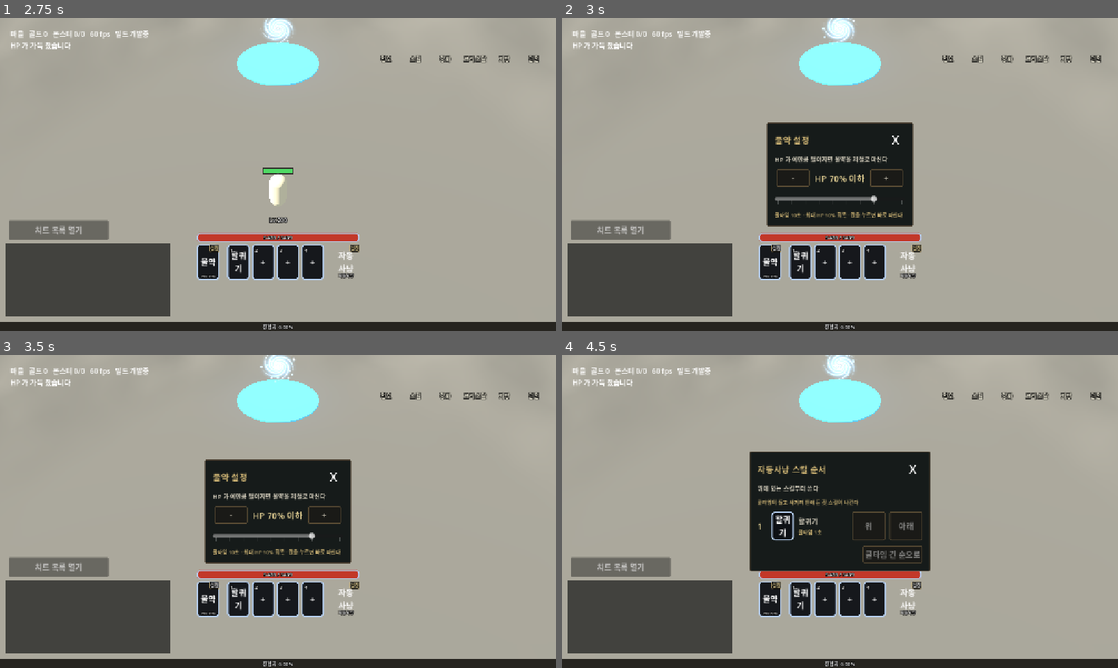
Above: before the commit, frames 1-4 (two rows, left to right).
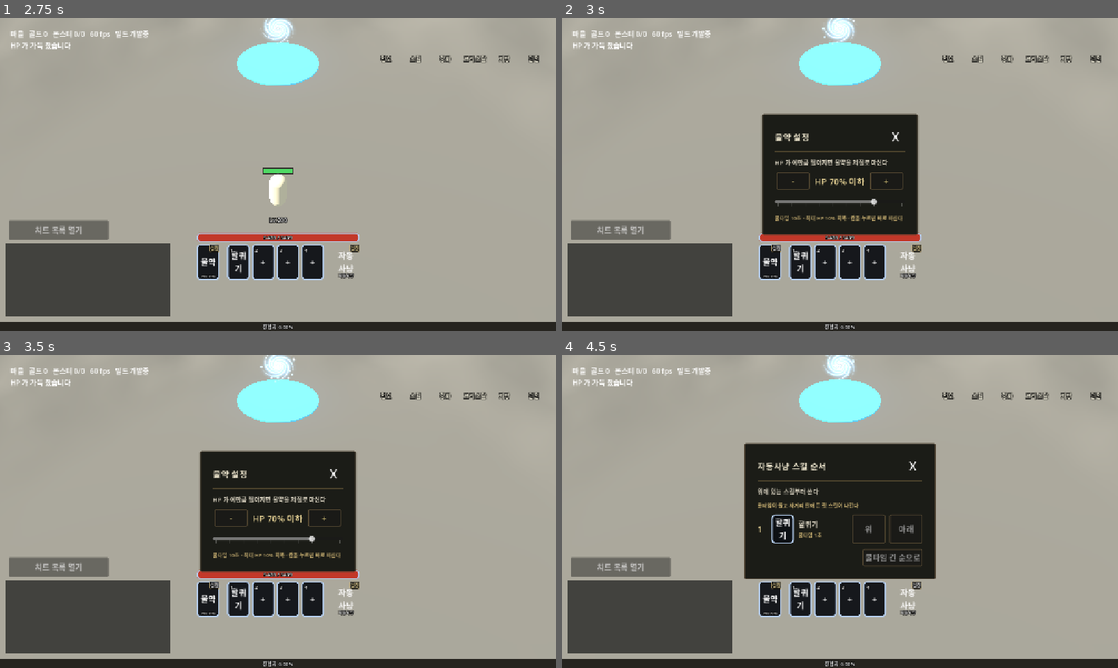
Above: after the commit, the same moments.

Repository: gogoalswo/MMORPG
Game: Godot game, scene res://start.tscn
Same seed, same stepped clock (60 frames per second), same inputs: the game is played once before the commit and once after it.
Inputs (mouse positions are in pixels of both pictures, inside the frame that each line leads up to):
- Up to frame 1 (2.75 s): click (278, 99) at 0.52 s; type "12" at 0.6 s; click (278, 165) at 1.27 s; click (205, 262) at 2 s
- Up to frame 2 (3 s): click "설정" at 2.75 s
- Up to frame 3 (3.5 s): no input
- Up to frame 4 (4.5 s): click "-" at 3.5 s; click "설정" at 4.25 s

Frame 1 is identical in both runs. In frame 2, 4.3% of the frame differs, in the area x 36-64%, y 30-70%; in frame 3, 4.3%; in frame 4, 4.6%, in the area x 32-68%, y 28-72%.

Commit message:
나머지 창도 던전 창 결로 — 차원문·전직·상점·캐릭터 정보·랭킹·물약·자동사냥·강화 팝업·설계
요청: "나머지 창들도 던전 UI 아트풍으로 바꿔". 던전 결 상수·제목·평평한 줄을 부모인
GatePanel 로 올려 모든 창이 한 곳을 쓴다. 공용 _window_panel · _inv_button 이 던전 결을
주고, 전직·상점 창은 X 를 돌판 테 안쪽에 붙였다. 차원문 줄 검사는 새 결(평평한 줄)로 바꿨다.

Co-Authored-By: Claude Opus 5.5 <noreply@anthropic.com>
Claude-Session: https://claude.ai/code/session_01YFk4mrjiPLfvQqYhrFFWfd

Diff:
--- a/godot/game/dungeon_panel.gd
+++ b/godot/game/dungeon_panel.gd
@@ -25,9 +25,8 @@
 const CARD_ART := "dungeon_"
 const CARD_FALLBACK := {"raid": "ui_icon_dungeon"}
 const CARD_FALLBACK_ANY := "ui_gate_here"
-## 카드 틀(`ui_dungeon_card`, 231x384) 의 9조각 여백. 안쪽 판이 가장자리에서 26~36px 들어가 있다.
-## **던전 창 전체와 단계 창도 이 틀이다** (2026-09-28 요청: "테두리도 지금이랑 비슷한 톤으로")
-const CARD_MARGIN := 34
+## 카드 틀 여백(`CARD_MARGIN`)·제목·칸 색은 **차원문 창(`GatePanel`)으로 올렸다** (2026-09-28) —
+## 모든 창이 던전 결을 같이 쓰게 되어서다
 ## 전체 화면 틀 안쪽 여백 — 틀의 테(34)보다 조금 안쪽
 const PAGE_PAD := 44
 ## 그림 칸이 틀 가장자리에서 들어간 거리 — 틀의 닳은 테가 그림을 두른다
@@ -37,17 +36,8 @@
 ## 카드 위 장식(`ui_dungeon_crest`, 384x98)이 틀 위로 솟는 높이와 장식 높이
 const CREST_RISE := 26
 const CREST_H := 70
-## 그림이 아래로 녹아드는 색 — 틀 안쪽 판 색(#1b1c17)이다
-const CARD_DARK := Color("#1b1c17")
 const CARD_NAME_SIZE := 30
 const CARD_SUB_SIZE := 20
-const CARD_SUB_COLOR := Color("#c9b98a")
-## 맨 아래 "입장 가능" · 구분선 · 고른 단계의 금빛
-const CARD_GOLD := Color("#dfc97a")
-## 제목 글자 — 노란 제목(`TITLE_COLOR`) 대신 카드 이름과 같은 상아빛 (받은 그림의 제목 결)
-const PAGE_TITLE_COLOR := Color("#ece4cc")
-const PAGE_TITLE_SIZE := 32
-const EMBLEM := 44
 ## 막힌 카드는 통째로 이만큼 어둡게
 const LOCKED_TINT := Color(0.5, 0.5, 0.5)
 const OPEN_TEXT := "입장 가능"
@@ -65,9 +55,6 @@
 const REWARD_FONT := 22
 const ENTER_TEXT := "입장"
 const ENTER_SIZE := Vector2(200, 60)
-## 칸 판 — 받은 그림의 보상 줄처럼 어둡고 테가 가늘다
-const CELL_BG := Color(0.1, 0.1, 0.09, 0.78)
-const CELL_LINE := Color("#3d3729")
 
 ## 지금 펼친 종류 id. 비었으면 단계 창이 닫혀 있다
 var _type := ""
@@ -99,7 +86,7 @@
 	# **전체 화면이다** (2026-09-28 요청). 틀은 카드와 같은 닳은 돌판이다
 	panel.set_anchors_and_offsets_preset(Control.PRESET_FULL_RECT)
 	panel.add_theme_stylebox_override("panel", panel._box("ui_dungeon_card", CARD_MARGIN, PAGE_PAD))
-	panel._restyle_title(panel._title, "던전")
+	panel._restyle_title(panel._title, "던전", "ui_icon_dungeon")
 
 	var column := panel._scroll.get_parent()
 	panel._cards = HBoxContainer.new()
@@ -112,26 +99,6 @@
 	column.remove_child(panel._scroll)
 	panel._build_stages()
 	return panel
-
-
-## 제목을 받은 그림처럼 — 왼쪽에 던전 문장, 상아빛 글자
-func _restyle_title(label: Label, text: String) -> void:
-	label.text = text
-	label.add_theme_color_override("font_color", PAGE_TITLE_COLOR)
-	label.add_theme_font_size_override("font_size", PAGE_TITLE_SIZE)
-	label.vertical_alignment = VERTICAL_ALIGNMENT_CENTER
-	var emblem := TextureRect.new()
-	emblem.name = "Emblem"
-	emblem.mouse_filter = Control.MOUSE_FILTER_IGNORE
-	emblem.texture = _piece("ui_icon_dungeon")
-	emblem.custom_minimum_size = Vector2(EMBLEM, EMBLEM)
-	emblem.expand_mode = TextureRect.EXPAND_IGNORE_SIZE
-	emblem.stretch_mode = TextureRect.STRETCH_KEEP_ASPECT_CENTERED
-	emblem.visible = emblem.texture != null
-	var head := label.get_parent()
-	head.add_child(emblem)
-	head.move_child(emblem, label.get_index())
-	(head as BoxContainer).add_theme_constant_override("separation", 12)
 
 
 ## 카드 수·카드 (테스트용)
@@ -360,7 +327,7 @@
 	_stage_title = Label.new()
 	_stage_title.size_flags_horizontal = Control.SIZE_EXPAND_FILL
 	head.add_child(_stage_title)
-	_restyle_title(_stage_title, "")
+	_restyle_title(_stage_title, "", "ui_icon_dungeon")
 	_stage_close = _close_button()
 	_stage_close.name = "StageClose"
 	_stage_close.pressed.connect(_show_stages.bind(""))
@@ -432,11 +399,11 @@
 	_enter.add_theme_color_override("font_pressed_color", CARD_GOLD)
 	_enter.add_theme_color_override("font_hover_color", CARD_GOLD)
 	_enter.add_theme_color_override("font_disabled_color", HERE_COLOR)
-	# 입장은 단추 조각(`ui_button`) 그대로다 — 줄만 평평하게 바꿨다(`_row_box`)
+	# 입장은 단추 조각(`ui_button`) 그대로다 — 줄만 평평하다(`_row_box`)
 	for state in ["normal", "hover", "disabled", "focus"]:
-		_enter.add_theme_stylebox_override(state, super._row_box(false))
-	_enter.add_theme_stylebox_override("pressed", super._row_box(true))
-	_enter.add_theme_stylebox_override("hover_pressed", super._row_box(true))
+		_enter.add_theme_stylebox_override(state, _button_box(false))
+	_enter.add_theme_stylebox_override("pressed", _button_box(true))
+	_enter.add_theme_stylebox_override("hover_pressed", _button_box(true))
 	_enter.pressed.connect(_on_enter)
 	right_col.add_child(_enter)
 
@@ -571,22 +538,6 @@
 	return cell
 
 
-## 단계 줄 — 받은 그림처럼 **평평한 줄**이다. 둥근 금테 단추(`ui_button`)를 쓰면
-## 목록이 단추 더미로 보였다 (2026-09-28, 찍어서 봤다). 아래에 가는 금 하나,
-## 고른(누른) 줄만 바탕이 밝아지고 왼쪽에 금 막대가 선다. 글자 색은 `_select` 가 맡는다
-func _row_box(pressed: bool) -> StyleBox:
-	var box := StyleBoxFlat.new()
-	box.bg_color = Color(0.86, 0.75, 0.45, 0.14) if pressed else Color(0, 0, 0, 0)
-	box.border_color = CARD_GOLD if pressed else CELL_LINE
-	box.border_width_left = 3 if pressed else 0
-	box.border_width_bottom = 1
-	box.content_margin_left = ROW_PAD_X
-	box.content_margin_right = ROW_PAD_X
-	box.content_margin_top = ROW_PAD
-	box.content_margin_bottom = ROW_PAD
-	return box
-
-
 func _cell_box() -> StyleBox:
 	var box := StyleBoxFlat.new()
 	box.bg_color = CELL_BG
--- a/godot/game/enhance_popup.gd
+++ b/godot/game/enhance_popup.gd
@@ -220,7 +220,7 @@
 	side.add_theme_constant_override("separation", 8)
 	panel.add_child(side)
 
-	_game._window_title(side, "장비 강화", 22)
+	_game._stone_title(side, "장비 강화", 22, "ui_icon_enhance")
 
 	var row := HBoxContainer.new()
 	row.add_theme_constant_override("separation", 6)
--- a/godot/game/game.gd
+++ b/godot/game/game.gd
@@ -57,18 +57,12 @@
 ## 인벤토리 오른쪽 세로 탭 한 개, 단추 한 개
 const INV_TAB := Vector2(64, 58)
 const INV_BUTTON := Vector2(76, 40)
-## 인벤토리 결 조각(`inv_*`)의 9조각 여백 — 그림에서 테가 차지하는 두께다.
-## 창 바탕은 안쪽 여백(`INV_PANEL_PAD`)을 따로 준다
-## (구운 크기에서 잰 값: 창 바탕 테 9 · 모서리 장식 10, 칸·탭 3, 단추 4 — 2026-09-23)
-const INV_PANEL_MARGIN := 12
-const INV_PANEL_PAD := 18
-## 가방 쪽 창을 던전 결로 (2026-09-28) — 틀 안쪽 여백 · 제목 문장 크기
+## 창을 던전 결로 (2026-09-28) — 틀 안쪽 여백 · 제목 문장 크기.
+## 인벤토리 결 조각(`inv_panel`·`inv_slot`·`inv_tab_*`·`inv_button`)은 이때부터 안 쓴다 — 고른 칸 금테만 남았다
 const STONE_PAD := 30
 const STONE_EMBLEM := 40
-const INV_SLOT_MARGIN := 4
+## 고른 칸 금테(`inv_slot_pick`)의 9조각 여백 (구운 크기에서 잰 값, 2026-09-23)
 const INV_PICK_MARGIN := 8
-const INV_TAB_MARGIN := 4
-const INV_BUTTON_MARGIN := 6
 ## 인벤토리 결의 글자색 — 받은 그림에서 뽑았다 (2026-09-23)
 const INV_GOLD := Color("#ceb474")
 const INV_GOLD_HI := Color("#f1dc9c")
@@ -684,7 +678,7 @@
 	_close_button(_rank_panel, _toggle_rank, 0)
 	_close_button(_potion_panel, _toggle_potion_panel, 0)
 	_close_button(_auto_panel, _toggle_auto_panel, 0)
-	_close_button(_npc_panel, func() -> void: _npc_panel.visible = false)
+	_close_button(_npc_panel, func() -> void: _npc_panel.visible = false, 0)
 
 
 ## 레벨 배지와 경험치 — **퀵슬롯 위 묶음의 맨 윗 두 줄**이다 (2026-09-20 요청,
@@ -981,7 +975,7 @@
 
 	_debug_panel = PanelContainer.new()
 	_debug_panel.visible = false
-	_debug_panel.add_theme_stylebox_override("panel", _frame_box("ui_panel", PANEL_MARGIN, 16))
+	_debug_panel.add_theme_stylebox_override("panel", _frame_box("ui_dungeon_card", GatePanel.CARD_MARGIN, 16))
 	center.add_child(_debug_panel)
 
 	var pad := MarginContainer.new()
@@ -1116,7 +1110,7 @@
 	row.add_theme_constant_override("separation", WINDOW_GAP)
 	layer.add_child(row)
 
-	_gear_panel = _stone_window()
+	_gear_panel = _window_panel()
 	row.add_child(_gear_panel)
 	_build_gear_window(_gear_panel)
 
@@ -1126,37 +1120,27 @@
 	row.add_child(spacer)
 
 	# 상세 창은 **내용 높이만** 쓴다 (2026-09-25 요청: "크기를 좀 줄여") — 위에 붙인다
-	_detail_panel = _stone_window()
+	_detail_panel = _window_panel()
 	_detail_panel.size_flags_vertical = Control.SIZE_SHRINK_BEGIN
 	row.add_child(_detail_panel)
 	_build_detail_window(_detail_panel)
 
 	# 크리스탈 창은 상세 창과 **같은 자리**에 번갈아 뜬다
-	_crystal_panel = _stone_window()
+	_crystal_panel = _window_panel()
 	row.add_child(_crystal_panel)
 	_build_crystal_window(_crystal_panel)
 
-	_bag_panel = _stone_window()
+	_bag_panel = _window_panel()
 	row.add_child(_bag_panel)
 	_build_bag_window(_bag_panel)
 	_build_compare_layer()
 
 
-## 창 하나 — 바르코로 뽑은 창 바탕(`inv_panel`)을 9조각으로 깐다
+## 창 하나의 틀 — **던전 창 결이다.** 던전 카드 틀(`ui_dungeon_card`)을 9조각으로 깐다.
+## 2026-09-28 에 가방 창("가방 UI도 던전 UI 아트풍으로"), 이어서 나머지 창("나머지 창들도")을
+## 이리로 옮겼다 — 그 전엔 인벤토리 결 창 바탕(`inv_panel`). 안쪽 판이 가장자리에서 26~36px
+## 들어가 있어 내용은 `STONE_PAD` 만큼 물린다. 조각이 없으면 같은 색으로 그린 판
 func _window_panel() -> PanelContainer:
-	var panel := PanelContainer.new()
-	panel.visible = false
-	panel.add_theme_stylebox_override(
-		"panel", _inv_box("inv_panel", INV_PANEL_MARGIN, INV_PANEL_PAD, "#161b1a", "#4a3f30")
-	)
-	return panel
-
-
-## 가방 쪽 창(장비 · 상세 · 비교 · 크리스탈 · 인벤토리)의 틀 — **던전 창 결이다**
-## (2026-09-28 요청: "가방 UI도 던전 UI 아트풍으로 바꿔"). 던전 카드 틀(`ui_dungeon_card`)을
-## 9조각으로 깐다. 안쪽 판이 가장자리에서 26~36px 들어가 있어 내용은 `STONE_PAD` 만큼 물린다.
-## 조각이 없으면 인벤토리 결과 같은 색 판. 캐릭터 정보·랭킹·물약·자동사냥 창은 `_window_panel` 그대로다
-func _stone_window() -> PanelContainer:
 	var panel := PanelContainer.new()
 	panel.visible = false
 	panel.add_theme_stylebox_override(
@@ -1305,11 +1289,11 @@
 	side.add_theme_constant_override("separation", 8)
 	panel.add_child(side)
 
-	var title := _window_title(side, "캐릭터 정보", 22)
+	var title := _stone_title(side, "캐릭터 정보", 22, "ui_icon_character")
 	_char_head = _inv_label("", 20, INV_TEXT)
 	_char_head.vertical_alignment = VERTICAL_ALIGNMENT_CENTER
 	title.get_parent().add_child(_char_head)
-	title.get_parent().move_child(_char_head, 1)
+	title.get_parent().move_child(_char_head, title.get_index() + 1)
 
 	_char_grids.clear()
 	for index in CHAR_SPLIT.size() + 1:
@@ -1360,7 +1344,7 @@
 	spacer.mouse_filter = Control.MOUSE_FILTER_IGNORE
 	row.add_child(spacer)
 
-	_compare_panel = _stone_window()
+	_compare_panel = _window_panel()
 	_compare_panel.size_flags_vertical = Control.SIZE_SHRINK_BEGIN
 	row.add_child(_compare_panel)
 	_compare_view = _build_item_view(_compare_panel)
@@ -1397,10 +1381,10 @@
 	buttons.alignment = BoxContainer.ALIGNMENT_END
 	buttons.add_theme_constant_override("separation", 8)
 	side.add_child(buttons)
-	_enhance_button = _stone_button("강화", _open_enhance)
+	_enhance_button = _inv_button("강화", _open_enhance)
 	_enhance_button.visible = false
 	buttons.add_child(_enhance_button)
-	_bag_action = _stone_button("-", _on_bag_action)
+	_bag_action = _inv_button("-", _on_bag_action)
 	buttons.add_child(_bag_action)
 
 
@@ -1509,7 +1493,7 @@
 	_crystal_have.size_flags_horizontal = Control.SIZE_EXPAND_FILL
 	_crystal_have.vertical_alignment = VERTICAL_ALIGNMENT_CENTER
 	foot.add_child(_crystal_have)
-	_crystal_roll = _stone_button("굴리기", _on_crystal_roll)
+	_crystal_roll = _inv_button("굴리기", _on_crystal_roll)
 	foot.add_child(_crystal_roll)
 
 
@@ -1568,8 +1552,8 @@
 	_bag_head.vertical_alignment = VERTICAL_ALIGNMENT_CENTER
 	_bag_head.size_flags_horizontal = Control.SIZE_EXPAND_FILL
 	foot.add_child(_bag_head)
-	foot.add_child(_stone_button("장비", _toggle_gear))
-	foot.add_child(_stone_button("정렬", _on_bag_sort))
+	foot.add_child(_inv_button("장비", _toggle_gear))
+	foot.add_child(_inv_button("정렬", _on_bag_sort))
 
 	var coins := HBoxContainer.new()
 	coins.add_theme_constant_override("separation", 8)
@@ -1580,27 +1564,16 @@
 	coins.add_child(_bag_gold)
 
 
-## 인벤토리 결의 단추 (정렬·장비·장착). 그림이 없으면 코드로 그린 판
+## 창 안의 작은 단추 (정렬·장비·장착·물약 ±·자동사냥 위/아래 …) — 던전 창의 입장 단추처럼
+## **둥근 금테 단추 조각(`ui_button`) + 금빛 글자** (2026-09-28, 그 전엔 인벤토리 결 `inv_button`).
+## 조각은 58px 높이라 40px 단추에 여백 28 로 늘이면 모서리가 겹치고, 반씩 자르면 둥근 끝이
+## 뾰족한 육각형이 된다 (찍어서 봤다). 그래서 **조각을 단추 높이로 한 번 줄여**
+## (`_small_button_texture`) 끝의 반원을 그대로 쓴다
 func _inv_button(text: String, on_press: Callable) -> Button:
 	var button := Button.new()
 	button.text = text
 	button.custom_minimum_size = INV_BUTTON
-	button.add_theme_font_size_override("font_size", 18)
-	button.add_theme_color_override("font_color", INV_TEXT)
-	for state in ["normal", "hover", "pressed", "disabled"]:
-		button.add_theme_stylebox_override(
-			state, _inv_box("inv_button", INV_BUTTON_MARGIN, 6, "#1a1a17", "#5a4c34")
-		)
 	button.pressed.connect(on_press)
-	return button
-
-
-## 가방 쪽 창의 단추 — 던전 창의 입장 단추처럼 **둥근 금테 단추 조각(`ui_button`) + 금빛 글자**.
-## 조각은 58px 높이라 40px 단추에 여백 28 로 늘이면 모서리가 겹치고, 반씩 자르면 둥근 끝이
-## 뾰족한 육각형이 된다 (2026-09-28, 찍어서 봤다). 그래서 **조각을 단추 높이로 한 번 줄여**
-## (`_small_button_texture`) 끝의 반원을 그대로 쓴다
-func _stone_button(text: String, on_press: Callable) -> Button:
-	var button := _inv_button(text, on_press)
 	var texture := _small_button_texture()
 	for state in ["normal", "hover", "pressed", "disabled"]:
 		if texture == null:
@@ -1986,7 +1959,7 @@
 	side.custom_minimum_size = Vector2(DETAIL_W, 0)
 	side.add_theme_constant_override("separation", 8)
 	_rank_panel.add_child(side)
-	_window_title(side, "랭킹", 22)
+	_stone_title(side, "랭킹", 22, "ui_icon_rank")
 	var rule := ColorRect.new()
 	rule.color = INV_RULE
 	rule.custom_minimum_size = Vector2(0, 1)
@@ -3805,7 +3778,7 @@
 	# 한글 폰트는 _ui_root 의 테마에 있다 — 다른 층이라 직접 물려준다
 	_job_panel.theme = _ui_root.theme
 	top.add_child(_job_panel)
-	_close_button(_job_panel, func() -> void: _job_panel.visible = false)
+	_close_button(_job_panel, func() -> void: _job_panel.visible = false, 0)
 	_job_panel.advance.connect(func() -> void:
 		_transport.send(&"jobAdvance", {})
 		_job_panel.visible = false
@@ -4837,7 +4810,7 @@
 	side.custom_minimum_size = Vector2(300, 0)
 	side.add_theme_constant_override("separation", 12)
 	_potion_panel.add_child(side)
-	_window_title(side, "물약 설정", 20)
+	_stone_title(side, "물약 설정", 20, "ui_icon_potion")
 	side.add_child(_inv_label("HP 가 이만큼 떨어지면 물약을 저절로 마신다", 14, INV_TEXT))
 
 	var row := HBoxContainer.new()
@@ -4913,7 +4886,7 @@
 	side.custom_minimum_size = Vector2(380, 0)
 	side.add_theme_constant_override("separation", 12)
 	_auto_panel.add_child(side)
-	_window_title(side, "자동사냥 스킬 순서", 20)
+	_stone_title(side, "자동사냥 스킬 순서", 20, "ui_icon_auto")
 	side.add_child(_inv_label("위에 있는 스킬부터 쓴다", 14, INV_TEXT))
 	side.add_child(_inv_label("쿨타임이 돌고 사거리 안에 든 첫 스킬이 나간다", 12, INV_GOLD))
 	_auto_rows = VBoxContainer.new()
--- a/godot/game/gate_panel.gd
+++ b/godot/game/gate_panel.gd
@@ -54,6 +54,25 @@
 ## 제목 금색·가르는 금 — 경험치 막대와 같은 금색이다
 const TITLE_COLOR := Color("#e8c14a")
 const HEAD_LINE := Color("#4a412b")
+
+## ── 던전 결 (2026-09-28) ── 던전 창에서 굳힌 결을 **모든 창이 같이 쓴다** ("나머지 창들도 던전 UI
+## 아트풍으로"). 던전 창이 이 창을 물려받으므로 여기에 둔다 → docs/features/ui-art-style.md "던전 결"
+## 카드 틀(`ui_dungeon_card`, 231x384) 의 9조각 여백. 안쪽 판이 가장자리에서 26~36px 들어가 있다
+const CARD_MARGIN := 34
+## 틀 안쪽 판 색(#1b1c17) — 창 뒤에 까는 불투명한 판, 풍경이 녹아드는 색
+const CARD_DARK := Color("#1b1c17")
+## 칸 제목 · 부제의 옅은 금빛
+const CARD_SUB_COLOR := Color("#c9b98a")
+## 고른 줄 · 단추 글자 · 구분선의 금빛
+const CARD_GOLD := Color("#dfc97a")
+## 제목 글자 — 노란 제목(`TITLE_COLOR`) 대신 상아빛 (받은 던전 그림의 제목 결)
+const PAGE_TITLE_COLOR := Color("#ece4cc")
+const PAGE_TITLE_SIZE := 32
+## 제목 왼쪽 문장 한 변
+const EMBLEM := 44
+## 칸 판 — 어둡고 테가 가늘다
+const CELL_BG := Color(0.1, 0.1, 0.09, 0.78)
+const CELL_LINE := Color("#3d3729")
 ## 끌기로 치는 최소 거리(px). 이만큼 움직이면 고르기가 아니라 스크롤이다
 const DEADZONE := 14
 ## 스크롤 막대 굵기 — 손가락으로 집을 수 있어야 한다 (기본은 폰에서 너무 가늘다)
@@ -101,8 +120,8 @@
 	offset_top = 0.0
 	offset_bottom = 0.0
 
-	# 가방창·스킬창과 같은 판이다
-	add_theme_stylebox_override("panel", _box("ui_panel", PANEL_MARGIN, PAD))
+	# 던전 창과 같은 닳은 돌판이다 (2026-09-28). 안쪽 판이 테에서 26~36px 들어가 있어 조금 더 물린다
+	add_theme_stylebox_override("panel", _box("ui_dungeon_card", CARD_MARGIN, PAD + 4))
 	# 줄 아이콘 — 다른 UI 와 같은 결의 조각이다 (상아빛 문장, 판 없음).
 	# 파란 타일(`assets/ui/gate_*.png`)을 쓰다가 **금빛 창과 결이 달라** 다시 뽑았다
 	# (2026-09-21) → docs/features/ui-art-style.md
@@ -116,11 +135,9 @@
 	var head := HBoxContainer.new()
 	column.add_child(head)
 	_title = Label.new()
-	_title.text = "차원문"
-	_title.add_theme_color_override("font_color", TITLE_COLOR)
-	_title.add_theme_font_size_override("font_size", FONT_SIZE + 4)
 	_title.size_flags_horizontal = Control.SIZE_EXPAND_FILL
 	head.add_child(_title)
+	_restyle_title(_title, "차원문", "ui_gate_go")
 	# 닫기는 다른 창과 같은 X 조각이다 (그림이 없으면 글자 X)
 	var close := Button.new()
 	close.name = "Close"
@@ -305,9 +322,45 @@
 		_held.add_theme_stylebox_override("normal", _row_box(true))
 
 
-## 줄 한 칸의 틀 — 단추 조각(`ui_button`) 그대로다. 누른 줄은 **밝게 달아오르고
-## 내용이 `ROW_SINK` 만큼 내려앉는다.** 조각이 없으면 코드로 그린 틀로 물러선다
+## 목록 줄 — 던전 단계 창처럼 **평평한 줄**이다 (2026-09-28 에 차원문 창도 이리로). 둥근 금테
+## 단추(`ui_button`)를 쓰면 목록이 단추 더미로 보였다 (던전 창에서 찍어서 봤다). 아래에 가는
+## 선 하나, 고른(누른) 줄만 바탕이 밝아지고 왼쪽에 금 막대가 선다
 func _row_box(pressed: bool) -> StyleBox:
+	var box := StyleBoxFlat.new()
+	box.bg_color = Color(0.86, 0.75, 0.45, 0.14) if pressed else Color(0, 0, 0, 0)
+	box.border_color = CARD_GOLD if pressed else CELL_LINE
+	box.border_width_left = 3 if pressed else 0
+	box.border_width_bottom = 1
+	box.content_margin_left = ROW_PAD_X
+	box.content_margin_right = ROW_PAD_X
+	box.content_margin_top = ROW_PAD
+	box.content_margin_bottom = ROW_PAD
+	return box
+
+
+## 제목을 던전 결로 — 왼쪽에 문장(`emblem_name`), 상아빛 글자
+func _restyle_title(label: Label, text: String, emblem_name: String) -> void:
+	label.text = text
+	label.add_theme_color_override("font_color", PAGE_TITLE_COLOR)
+	label.add_theme_font_size_override("font_size", PAGE_TITLE_SIZE)
+	label.vertical_alignment = VERTICAL_ALIGNMENT_CENTER
+	var emblem := TextureRect.new()
+	emblem.name = "Emblem"
+	emblem.mouse_filter = Control.MOUSE_FILTER_IGNORE
+	emblem.texture = _piece(emblem_name)
+	emblem.custom_minimum_size = Vector2(EMBLEM, EMBLEM)
+	emblem.expand_mode = TextureRect.EXPAND_IGNORE_SIZE
+	emblem.stretch_mode = TextureRect.STRETCH_KEEP_ASPECT_CENTERED
+	emblem.visible = emblem.texture != null
+	var head := label.get_parent()
+	head.add_child(emblem)
+	head.move_child(emblem, label.get_index())
+	(head as BoxContainer).add_theme_constant_override("separation", 12)
+
+
+## 단추 한 칸의 틀 — 단추 조각(`ui_button`) 그대로다 (던전 창의 입장 단추). 누르면 **밝게
+## 달아오르고 내용이 `ROW_SINK` 만큼 내려앉는다.** 조각이 없으면 코드로 그린 틀로 물러선다
+func _button_box(pressed: bool) -> StyleBox:
 	var box := _box("ui_button", BUTTON_MARGIN, ROW_PAD)
 	box.content_margin_left = ROW_PAD_X
 	box.content_margin_right = ROW_PAD_X
--- a/godot/game/job_panel.gd
+++ b/godot/game/job_panel.gd
@@ -22,7 +22,10 @@
 const PANEL_MARGIN := 26
 const BUTTON_MARGIN := 28
 const SLOT_MARGIN := 26
-const PAD := 30
+## 틀 안쪽 여백은 틀(`ui_dungeon_card`)이 `STONE_IN` 만큼, 그 안에서 `PAD` 만큼 더 물린다 (합 34).
+## 닫기 X 는 `STONE_IN` 모서리에 붙는다 (game.gd `_close_button(…, 0)`) — 돌판 테(26~36px) 안쪽이다
+const STONE_IN := 30
+const PAD := 4
 ## 단계 점 한 변과 잇는 선 굵기
 const DOT := 30
 const LINE := 3
@@ -34,7 +37,8 @@
 const SINK := 3
 
 ## 색 — ui-art-style.md 의 표에서 가져왔다
-const TITLE := Color("#e8c14a")
+## 제목은 던전 창처럼 상아빛 (`GatePanel.PAGE_TITLE_COLOR`) — 그 전엔 노란 금색 `#e8c14a`
+const TITLE := Color("#ece4cc")
 const GOLD := Color("#dfc97a")
 const GOLD_DEEP := Color("#86714d")
 const IVORY := Color("#eeead7")
@@ -73,7 +77,8 @@
 	name = "JobPanel"
 	visible = false
 	custom_minimum_size = Vector2(WIDTH, 0)
-	add_theme_stylebox_override("panel", _frame_box.call("ui_panel", PANEL_MARGIN, 0))
+	# **던전 창 결이다** (2026-09-28 요청: "나머지 창들도 던전 UI 아트풍으로") — 그 전엔 얇은 금테(`ui_panel`)
+	add_theme_stylebox_override("panel", _frame_box.call("ui_dungeon_card", GatePanel.CARD_MARGIN, STONE_IN))
 	# 화면 가운데. 앵커로만 잡는다 — 높이는 내용이 정한다
 	set_anchors_preset(Control.PRESET_CENTER)
 	grow_horizontal = Control.GROW_DIRECTION_BOTH
@@ -106,7 +111,8 @@
 
 	# 다음 전직 카드
 	var card := PanelContainer.new()
-	card.add_theme_stylebox_override("panel", _frame_box.call("ui_slot", SLOT_MARGIN, 18))
+	# 던전 단계 창의 칸과 같은 평판 (그 전엔 `ui_slot` 테두리)
+	card.add_theme_stylebox_override("panel", _stone_cell(18))
 	column.add_child(card)
 	var card_row := HBoxContainer.new()
 	card_row.add_theme_constant_override("separation", 22)
@@ -283,6 +289,16 @@
 	return box
 
 
+## 던전 창의 칸 — 어두운 판 + 가는 흙금빛 선 (`GatePanel.CELL_BG` · `CELL_LINE`)
+func _stone_cell(content: int) -> StyleBoxFlat:
+	var box := StyleBoxFlat.new()
+	box.bg_color = GatePanel.CELL_BG
+	box.border_color = GatePanel.CELL_LINE
+	box.set_border_width_all(1)
+	box.set_content_margin_all(content)
+	return box
+
+
 func _rule() -> ColorRect:
 	var rule := ColorRect.new()
 	rule.color = FAINT
--- a/godot/game/npc_panel.gd
+++ b/godot/game/npc_panel.gd
@@ -24,7 +24,10 @@
 const PANEL_MARGIN := 26
 const BUTTON_MARGIN := 28
 const SLOT_MARGIN := 26
-const PAD := 30
+## 틀 안쪽 여백은 틀(`ui_dungeon_card`)이 `STONE_IN` 만큼, 그 안에서 `PAD` 만큼 더 물린다 (합 34).
+## 닫기 X 는 `STONE_IN` 모서리에 붙는다 (game.gd `_close_button(…, 0)`) — 돌판 테(26~36px) 안쪽이다
+const STONE_IN := 30
+const PAD := 4
 const ROW_H := 72
 const ROW_GAP := 6
 const ICON := 54
@@ -33,7 +36,8 @@
 const PRESS_TINT := Color(1.45, 1.3, 1.0)
 
 ## 색 — ui-art-style.md 의 표 (전직 창과 같다)
-const TITLE := Color("#e8c14a")
+## 제목은 던전 창처럼 상아빛 (`GatePanel.PAGE_TITLE_COLOR`) — 그 전엔 노란 금색 `#e8c14a`
+const TITLE := Color("#ece4cc")
 const GOLD := Color("#dfc97a")
 const GOLD_HI := Color("#f1dc9c")
 const IVORY := Color("#eeead7")
@@ -81,7 +85,8 @@
 	name = "NpcPanel"
 	visible = false
 	custom_minimum_size = Vector2(WIDTH, 0)
-	add_theme_stylebox_override("panel", _frame_box.call("ui_panel", PANEL_MARGIN, 0))
+	# **던전 창 결이다** (2026-09-28 요청: "나머지 창들도 던전 UI 아트풍으로") — 그 전엔 얇은 금테(`ui_panel`)
+	add_theme_stylebox_override("panel", _frame_box.call("ui_dungeon_card", GatePanel.CARD_MARGIN, STONE_IN))
 	set_anchors_preset(Control.PRESET_CENTER)
 	grow_horizontal = Control.GROW_DIRECTION_BOTH
 	grow_vertical = Control.GROW_DIRECTION_BOTH
@@ -122,7 +127,13 @@
 
 	# 목록 — 어두운 칸 안에서 끌어 내린다
 	var box := PanelContainer.new()
-	box.add_theme_stylebox_override("panel", _frame_box.call("ui_slot", SLOT_MARGIN, 10))
+	# 던전 단계 창의 칸과 같은 평판 (그 전엔 `ui_slot` 테두리)
+	var cell := StyleBoxFlat.new()
+	cell.bg_color = GatePanel.CELL_BG
+	cell.border_color = GatePanel.CELL_LINE
+	cell.set_border_width_all(1)
+	cell.set_content_margin_all(10)
+	box.add_theme_stylebox_override("panel", cell)
 	column.add_child(box)
 	_scroll = ScrollContainer.new()
 	_scroll.name = "scroll"
--- a/godot/tests/ui_test.gd
+++ b/godot/tests/ui_test.gd
@@ -112,9 +112,10 @@
 		elif panel.row(0).icon == panel.row(1).icon:
 			_fail("서 있는 곳과 갈 곳의 칸 아이콘이 같다")
 		elif not (panel.get_theme_stylebox("panel") is StyleBoxTexture):
-			_fail("창 바탕이 조각(ui_panel)이 아니다 — npm run sync:godot 을 돌렸나")
-		elif not (panel.row(1).get_theme_stylebox("normal") is StyleBoxTexture):
-			_fail("줄 틀이 조각(ui_button)이 아니다 — 다른 창과 결이 달라진다")
+			_fail("창 바탕이 조각(ui_dungeon_card)이 아니다 — npm run sync:godot 을 돌렸나")
+		# 줄은 던전 단계 창과 같은 평평한 줄이다 (2026-09-28 — 모든 창을 던전 결로)
+		elif not (panel.row(1).get_theme_stylebox("normal") is StyleBoxFlat):
+			_fail("줄 틀이 던전 창의 평평한 줄이 아니다 — 던전 창과 결이 달라진다")
 		# 앵커로만 자리를 잡는다 — 화면 가운데에 있어야 한다
 		var mid := panel.get_global_rect().get_center().x
 		if absf(mid - game.get_viewport().get_visible_rect().size.x * 0.5) > 2.0:
--- a/godot/tools/shot.gd
+++ b/godot/tools/shot.gd
@@ -169,7 +169,7 @@
 		return
 
 	# 창은 열어 놓고 한 장만 찍는다 — 움직이는 것이 없다
-	if skill == "bag" or skill == "skills":
+	if skill == "bag" or skill == "skills" or skill in WINDOW_TOGGLES:
 		await _window(game, skill)
 		return
 
@@ -633,13 +633,22 @@
 	quit(0)
 
 
+## 단추 하나로 여는 창들 (`npm run shot:godot -- char` …). 던전 결로 옮긴 틀을 보려고 더했다 (2026-09-28)
+const WINDOW_TOGGLES := {
+	"char": "_toggle_char", "rank": "_toggle_rank", "potion": "_toggle_potion_panel",
+	"auto": "_toggle_auto_panel", "debug": "_toggle_debug",
+}
+
+
 ## 가방창·스킬창. 조각(판·칸·탭·단추)을 갈아 끼웠을 때 테가 뭉개지지 않는지
 ## 눈으로 본다 — 글자가 상자 밖으로 나오는 것은 수치로 안 잡힌다 (2026-09-19 경험)
 func _window(game: Node3D, which: String) -> void:
 	var player: Dictionary = game._transport._world._players[game._transport.my_id()]
 	player["level"] = LEVEL
 	player["skill_points"] = 99
-	if which == "skills":
+	if which in WINDOW_TOGGLES:
+		game.call(WINDOW_TOGGLES[which])
+	elif which == "skills":
 		for skill in Skills.for_job(str(player.get("job", "fighter"))).slice(0, 4):
 			game._transport.send(&"learnSkill", {"skill": skill})
 		# 강화 칸이 비어 보이지 않도록 낙뢰를 고르고 스킬 경험치를 쥐여 준 뒤 300 을 넣어 둔다
Not shown, changed: docs/features/dungeons.md
Not shown, changed: docs/features/inventory-equipment.md
Not shown, changed: docs/features/job-advance.md
Not shown, changed: docs/features/npc-town.md
Not shown, changed: docs/features/portal-ui.md
Not shown, changed: docs/features/ui-art-style.md
Not shown, changed: docs/features/verification.md
